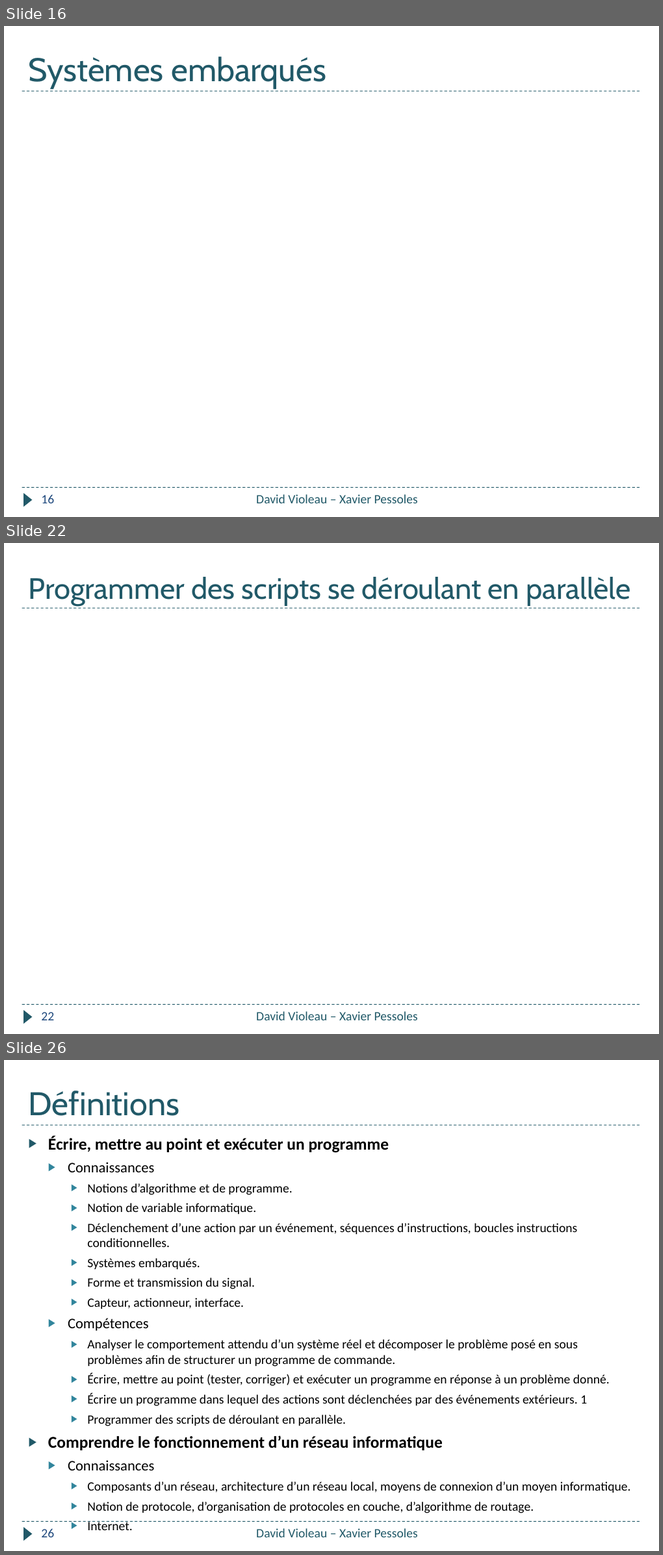
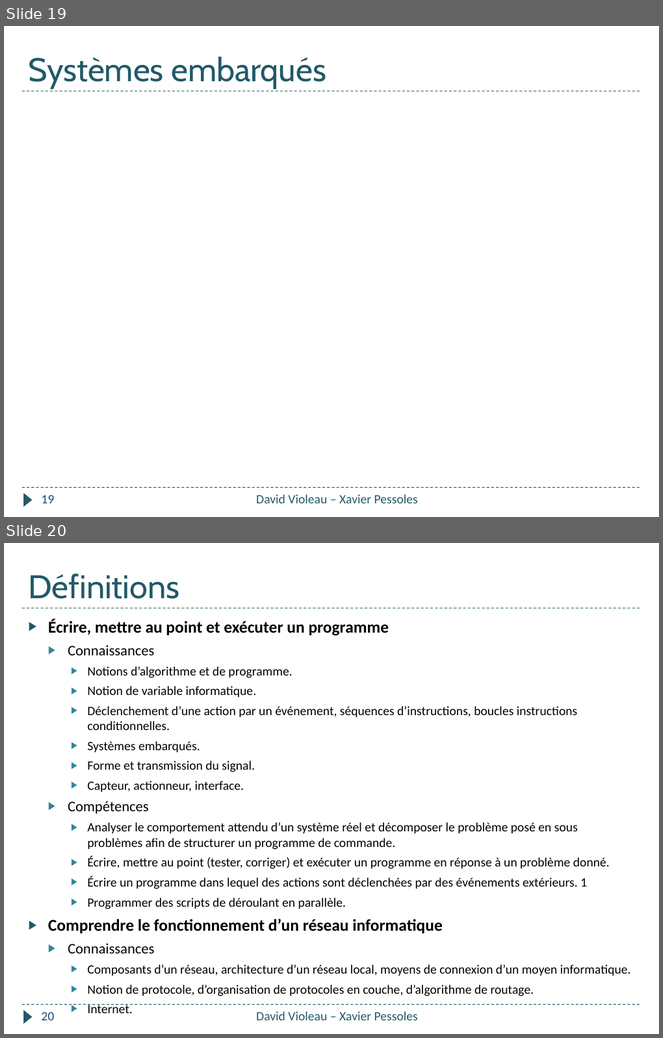
Before and after one commit to xpessoles/Informatique_College, a slide deck: Formation_2018/Quizz_Pomme/Quizz_Pomme.pptx. Shown one above the other, each under a label of ours: slides 16, 22 and 26 before the commit, slides 19 and 20 after it; the slides between them are not shown. The pictures are 663x1555 and 663x1038 pixels, drawn with LibreOffice and Linux fonts; fonts in the diff are those of the drawing. Boxes give left, top, right and bottom in pixels: in the first picture for what was removed or moved away, otherwise in the second. Text is boxed around its words. In the diff, an @@ line names an element or a change of style, - is before the commit and + after.

```diff
--- a/Formation_2018/Quizz_Pomme/Quizz_Pomme.pptx
+++ b/Formation_2018/Quizz_Pomme/Quizz_Pomme.pptx
@@ slide 22 removed at (4, 543, 659, 1034), background #FFFFFF; not listed: 3 template elements that a slide beside it also shows @@
@@ title removed at (29, 577, 631, 605) @@
-Programmer des scripts se déroulant en parallèle
@@ page number removed at (41, 1012, 54, 1021) @@
-22
@@ text removed at (256, 1012, 418, 1021) @@
-David Violeau – Xavier Pessoles
@@ what was slide 16 is now slide 19 @@
@@ page number at (41, 495, 54, 504): text changed @@
-16
+19
@@ what was slide 26 is now slide 20 @@
@@ page number at (41, 1012, 54, 1021): text changed @@
-26
+20
```
Also in this commit, not shown: 7 slides changed, 2 slides added, 7 other slides removed.
